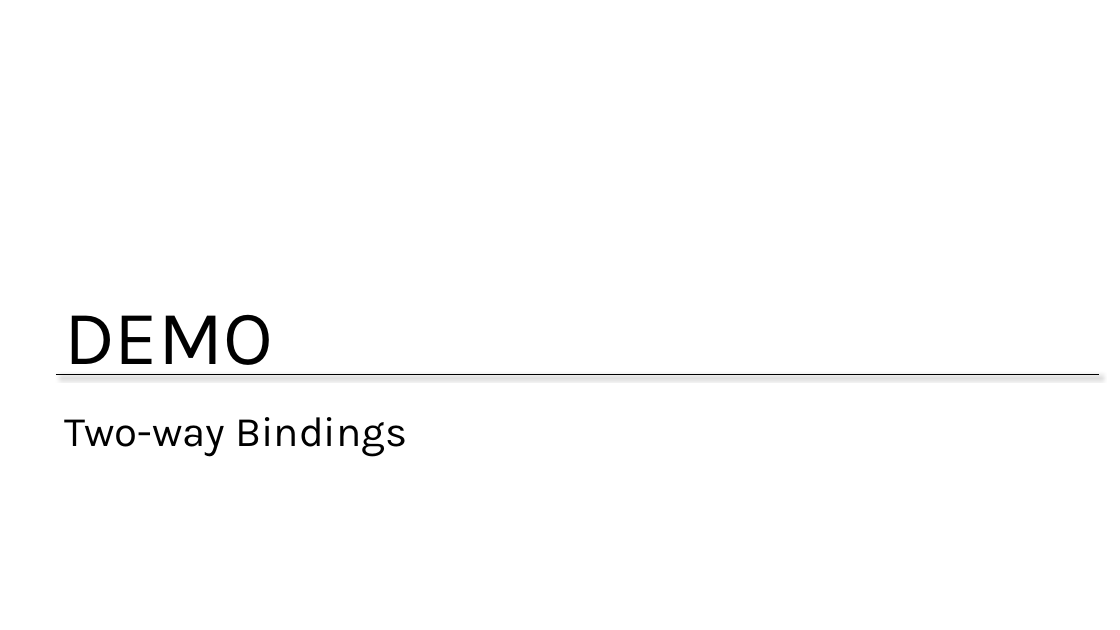
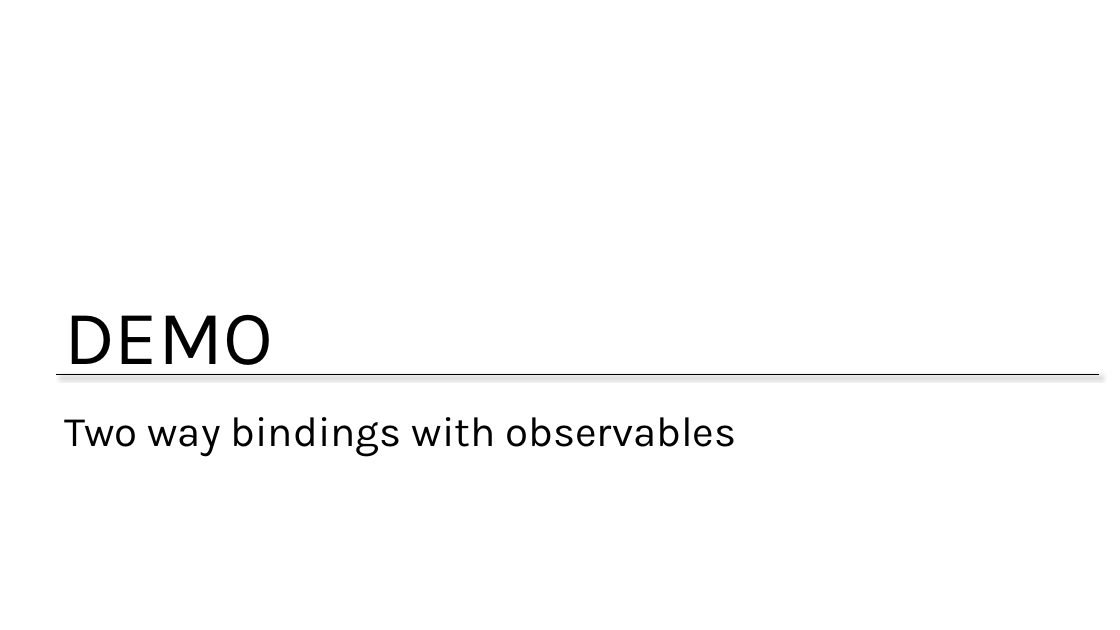
Before and after one commit to jongalloway/Knockout-MVA, a slide deck: slide 12 of Slides/2 - Binding and Models.pptx (slide 10 before the commit). Drawn at 1120x630 pixels with LibreOffice and Linux fonts; fonts in the diff are those of the drawing; background and template pictures are left out. Boxes give left, top, right and bottom in pixels: in the first picture for what was removed or moved away, otherwise in the second. Text is boxed around its words. In the diff, an @@ line names an element or a change of style, - is before the commit and + after.

```diff
--- a/Slides/2 - Binding and Models.pptx
+++ b/Slides/2 - Binding and Models.pptx
@@ title at (64, 417, 737, 457): text changed @@
-Two-way Bindings
+Two way bindings with observables
```
Also in this commit, not shown: 7 other slides changed, 17 slides added, 3 slides removed, 55 other files.
